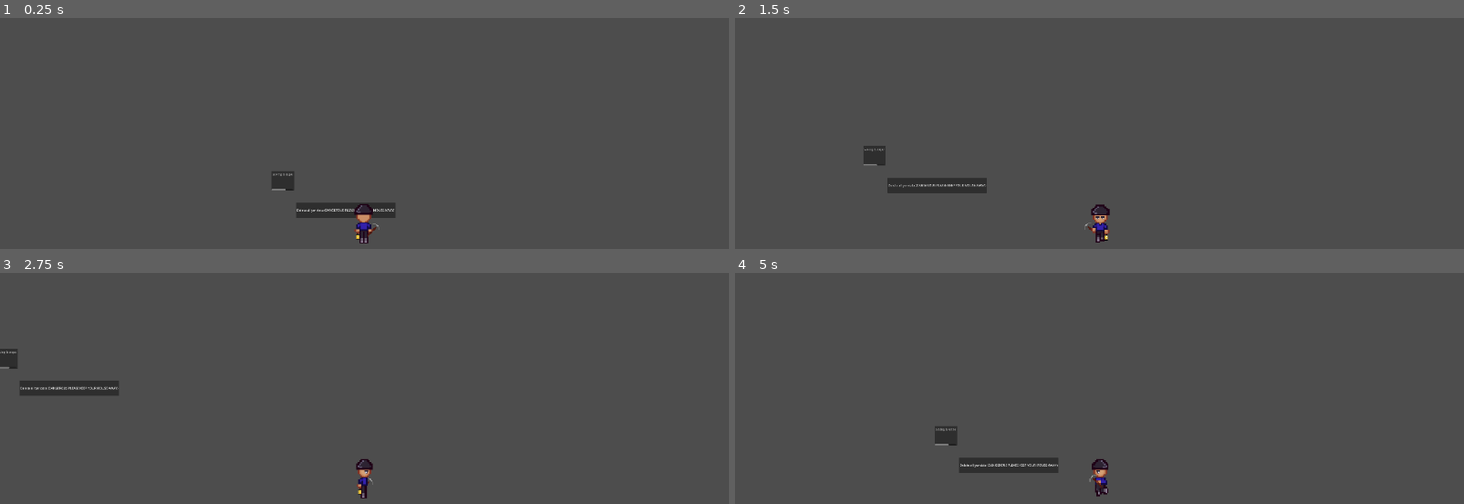
Above: before the commit, frames 1-4 (two rows, left to right).
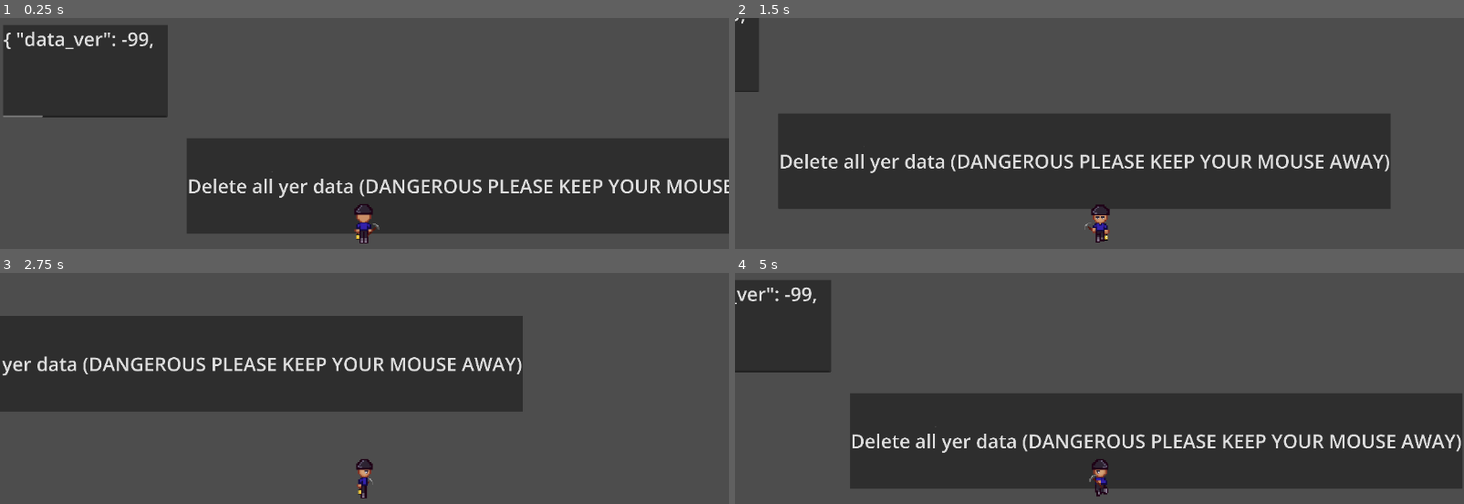
Above: after the commit, the same moments.

Repository: lowrderrr/GameJam-CoalMining
Game: Godot game, scene res://Nick/testing_envNick.tscn
The game is run twice, just before and just after one commit, with the same random seed, the same clock (stepped at 60 frames per second) and the same inputs. This scene is started directly instead of the project's main scene.
Inputs:
- Up to frame 1 (0.25 s): no input
- Up to frame 2 (1.5 s): tap Enter at 0.5 s; hold D (Right) 0.53-1.28 s; hold Shift (Sprint) 0.53-1.28 s; hold S (Down) from 1.28 s (still down); tap Shift (Sprint) at 1.35 s
- Up to frame 3 (2.75 s): release S (Down) at 2.03 s; hold D (Right) from 2.03 s (still down); hold Shift (Sprint) from 2.03 s (still down)
- Up to frame 4 (5 s): release D (Right) at 2.78 s; release Shift (Sprint) at 2.78 s; hold W (Up) 2.78-3.53 s; tap Shift (Sprint) at 2.85, 4.35 s; hold Shift (Sprint) 3.53-4.28 s; hold A (Left) from 3.53 s (still down)

The runs differ from the first frame. In frame 1, 38% of the frame differs, in the area x 0-100%, y 3-94%; in frame 2, 34%; in frame 3, 28%; in frame 4, 38%.

Commit message:
DataStore should be good to use!
- DataStore.gd is global and can be accessed anywhere.
- It's been tested and seems stable. Let me know if issues occur.
- Redesigned functions so they're hopefully intuitive.
- Details of the functions are in PR.

Diff:
--- a/gamejam-coalmining/Nick/DataStore.gd
+++ b/gamejam-coalmining/Nick/DataStore.gd
@@ -2,8 +2,9 @@
 
 const SAVE_DIR = "user://saves/"
 const SAVE_FILE_NAME = "save.json"
-const SECURITY_KEY = "©89SADFH"
-const DEFAULT_ID = "test202410"
+#const SECURITY_KEY = "©89SADFH"
+const DEFAULT_DATA_SLOT = "test202410json"
+#const DEFAULT_DATA_SLOT = "test202410"
 
 #var player_data = PlayerData.new()
 #var player_data = {}
@@ -22,65 +23,96 @@
 	#return FileAccess.open_encrypted_with_pass(path, access, SECURITY_KEY)
 
 # Returns false if data could not be saved
-func save_data(new_data, data_slot: String = DEFAULT_ID) -> bool:
-	print('EXPERIMENTAL feature. May break.')
-	print("Saved: " + SAVE_DIR + data_slot)
+func save_data(data, data_slot: String = DEFAULT_DATA_SLOT) -> bool:
+	#var json_string = JSON.stringify(data, "\t") #not recommended unless converting godot to json
+	var json_string = JSON.parse_string(data)
+	if json_string == null:
+		print("This data can't be parsed to json. save_data() has rejected new saved data to prevent corruption.")
+		return false
+
 	var file = get_file(SAVE_DIR + data_slot, FileAccess.WRITE)
 	if file == null:
 		print(FileAccess.get_open_error())
 		return false
 
-	#player_data = {
-		#"player_data":{
-			#"health": player_data.health,
-			#"position":{
-				#"x": player_data.global_position.x,
-				#"y": player_data.global_position.y
-			#},
-			#"coins": player_data.coins
-		#}
-	#}
-
-	#var json_string = JSON.stringify(data, "\t")
 	#file.store_string(json_string)
-	file.store_string(new_data)
+	file.store_string(data)
 	file.close()
+	print("Saved: " + SAVE_DIR + data_slot)
 	return true
 
 
-func load_data(data_slot: String = DEFAULT_ID): # return change later?
-	print('EXPERIMENTAL feature. May break.')
+func _get_init_data():
+	# This changes the default data.
+	return {
+		"data_ver":-99, # If data is incompatible with pervious data, might want to increment this number
+		#"hp": 100,
+		"pos":{
+			"x": -1,
+			"y": -1
+		},
+		#"item_pos":{
+			###cleaneroption
+			#{
+				#"name": "coal",
+				#"x": -1,
+				#"y": -1
+			#},
+			###spaceefficientoption
+			#"coal":{
+				#[0]:{
+					#"x": -1,
+					#"y": -1
+				#},
+				#[1]:{
+					#"x"
+				#}
+			#}
+		#},
+		"inventory":{
+			"coal": 5,
+			"coins": 0
+		},
+		#"terrain":2323 #seed??
+	}
+
+
+# assume an error if it's not json
+func load_data(data_slot: String = DEFAULT_DATA_SLOT):
 	var path = SAVE_DIR + data_slot
 	print(path)
+
 	if FileAccess.file_exists(path):
 		var file = get_file(path)
 		if file == null:
 			print("Could not load data from " + str(path) + ". Possible error message below:")
 			print(FileAccess.get_open_error())
-			return
+			return "Error: CannotOpenDataFile"
 
 		var data = file.get_as_text()
+		# This code assume that data is not corrupted btw
+
 		print(str(data) + " is real and won't hurt u")
 		file.close()
 
-		#var data = JSON.parse_string(content)
-		if data == null:
+		var json_data = JSON.parse_string(data)
+
+		if json_data == null:
 			#printerr("Cannot parse %s as a json_string: (%s)" % [data_slot, content])
-			printerr("Cannot parse %s: (%s)" % [data_slot, data])
-			return "gameerror loading data"
+			printerr("Cannot load data as json from data slot %s: (%s)" % [data_slot, data])
+			return "Error: DataFileNotJson"
 		else:
 			print("Loaded: " + str(data))
 			return data
+	else:
+		return _get_init_data()
 
 		# init data + defaults
 
-func del_data(data_slot): # Dangerous! no DEFAULT ID for safe measures ... can be changed later.
+func del_data(data_slot): # Dangerous! no DEFAULT ID for safe measures ... can be changed later if desired.
 	#$".".clear() # this will fire .changed() so note two file writes may occur
 	print("Deleting!\n")
 	DirAccess.remove_absolute(SAVE_DIR + data_slot)
-
-	print("Reloading (after 1 second delay)")
-	return load_data(data_slot)
 
 # example functions
 
@@ -88,18 +120,20 @@
 	print("\nsaving text:")
 	var txt = $".".text
 	print(txt)
-	if save_data(txt):
+	if DataStore.save_data(txt):
 		print("saved data!")
 	else:
 		print("failed to save data!")
 	#save_data(txt, "test202410")
 
 func _on_button_pressed() -> void:
-	$".".text = str(del_data("test202410"))
+	DataStore.del_data("test202410")
+	$".".text = str(load_data())
 
 	print("no wayy")
 
 func _ready(): # load data
 	verify_save_folder(SAVE_DIR)
 	#load_data("SAVE_DIR + SAVE_FILE_NAMErobux")
-	$".".text = str(load_data()) + $".".text
+	var data = DataStore.load_data()
+	$".".text = str(data) + $".".text
--- a/gamejam-coalmining/Nick/testing_envNick.tscn
+++ b/gamejam-coalmining/Nick/testing_envNick.tscn
@@ -1,7 +1,7 @@
 [gd_scene load_steps=3 format=3 uid="uid://cfen35uwvpqc5"]
 
 [ext_resource type="PackedScene" uid="uid://b1dt63tvvif5b" path="res://Objects/main_player.tscn" id="1_bvmws"]
-[ext_resource type="Script" path="res://Nick/dataSaver.gd" id="2_lorn5"]
+[ext_resource type="Script" path="res://Nick/DataStore.gd" id="2_lorn5"]
 
 [node name="TestingEnv" type="Node2D"]
 
@@ -9,16 +9,20 @@
 position = Vector2(489, 275)
 
 [node name="TextEditAutosaveThis" type="TextEdit" parent="."]
-offset_right = 119.0
-offset_bottom = 104.0
+offset_left = -1416.0
+offset_top = -770.0
+offset_right = -547.0
+offset_bottom = -283.0
+theme_override_font_sizes/font_size = 100
 placeholder_text = "saving is experimental"
 script = ExtResource("2_lorn5")
 
 [node name="Button" type="Button" parent="."]
-offset_left = 128.0
-offset_top = 168.0
-offset_right = 240.0
-offset_bottom = 248.0
+offset_left = -447.0
+offset_top = -172.0
+offset_right = 1803.0
+offset_bottom = 332.0
+theme_override_font_sizes/font_size = 100
 text = "Delete all yer data (DANGEROUS PLEASE KEEP YOUR MOUSE AWAY)"
 
 [connection signal="text_changed" from="TextEditAutosaveThis" to="TextEditAutosaveThis" method="_on_text_changed"]
--- a/gamejam-coalmining/project.godot
+++ b/gamejam-coalmining/project.godot
@@ -14,6 +14,10 @@
 run/main_scene="res://Rylan/Scenes/title_screen.tscn"
 config/features=PackedStringArray("4.3", "Forward Plus")
 config/icon="res://icon.svg"
+
+[autoload]
+
+DataStore="*res://Nick/DataStore.gd"
 
 [input]
 
